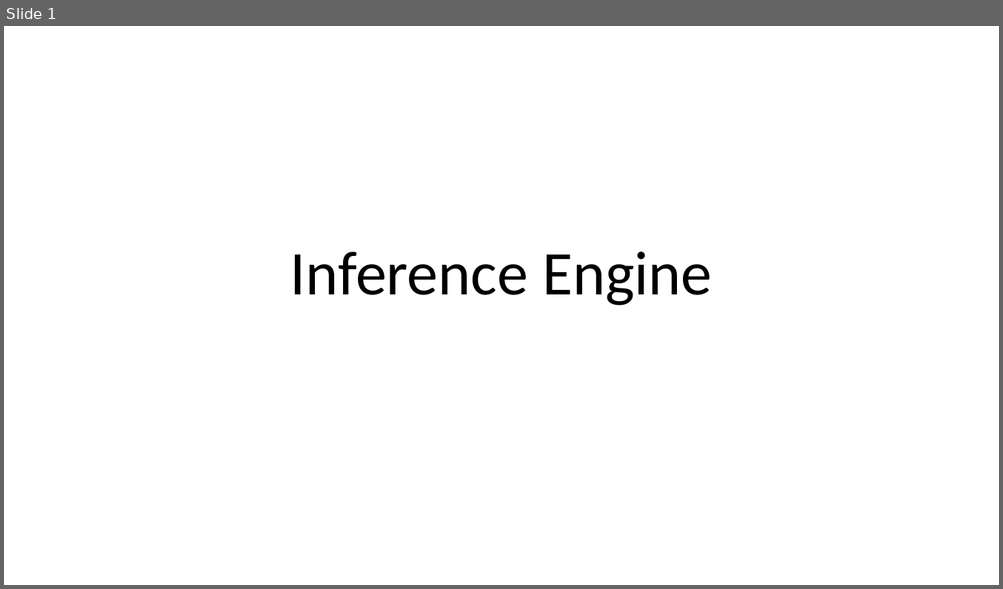
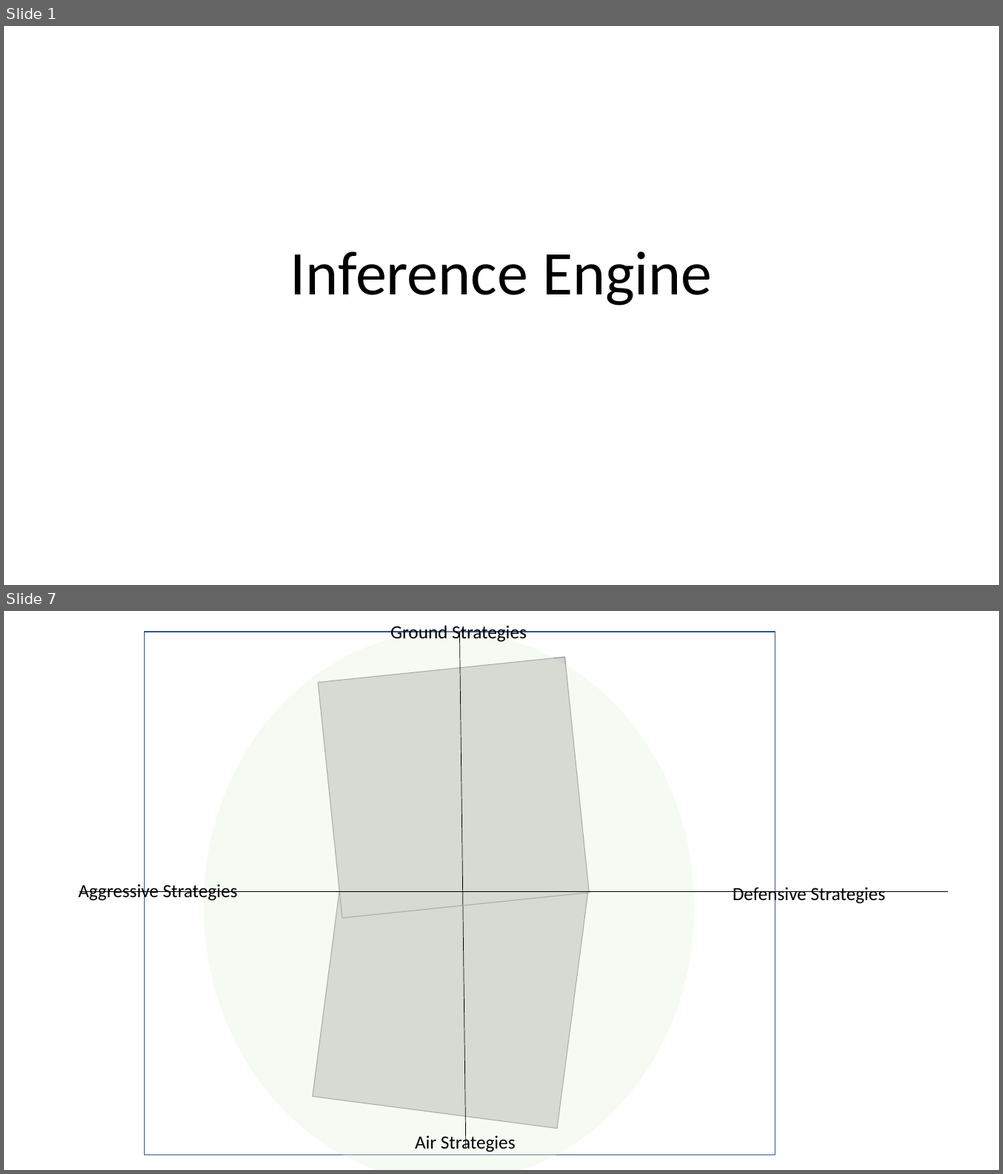
Before and after one commit to mikewkozak/IRE, a slide deck: Documentation/Architecture.pptx. Shown one above the other, each under a label of ours: slide 1 before the commit, slides 1 and 7 after it; the slides between them are not shown. The pictures are 1003x589 and 1003x1174 pixels, drawn with LibreOffice and Linux fonts; fonts in the diff are those of the drawing; grey boxes stand for pictures. Boxes give left, top, right and bottom in pixels: in the first picture for what was removed or moved away, otherwise in the second. Text is boxed around its words. In the diff, an @@ line names an element or a change of style, - is before the commit and + after.

```diff
--- a/Documentation/Architecture.pptx
+++ b/Documentation/Architecture.pptx
@@ slide 7 added at bbox=[4, 611, 999, 1170], background #FFFFFF @@
@@ rectangle added at bbox=[145, 632, 776, 1156], outline #325491 1 pt @@
@@ ellipse added at bbox=[202, 629, 697, 1170], fill #E2F0D9 at 32% opacity @@
@@ text added at bbox=[390, 625, 526, 644], 18 pt, text #000000 @@
+Ground Strategies
@@ line added from (466, 1148) to (460, 632), #000000 0.5 pt @@
@@ picture added at bbox=[318, 657, 589, 919] @@
@@ picture added at bbox=[313, 862, 589, 1129] @@
@@ text added at bbox=[78, 882, 238, 902], 18 pt, text #000000 @@
+Aggressive Strategies
@@ line added from (79, 892) to (947, 892), #000000 0.5 pt @@
@@ text added at bbox=[732, 886, 885, 906], 18 pt, text #000000 @@
+Defensive Strategies
@@ text added at bbox=[415, 1134, 515, 1153], 18 pt, text #000000 @@
+Air Strategies
```
Also in this commit, not shown: 1 slide changed, 10 other slides added, 1 slide removed, 18 other files.
